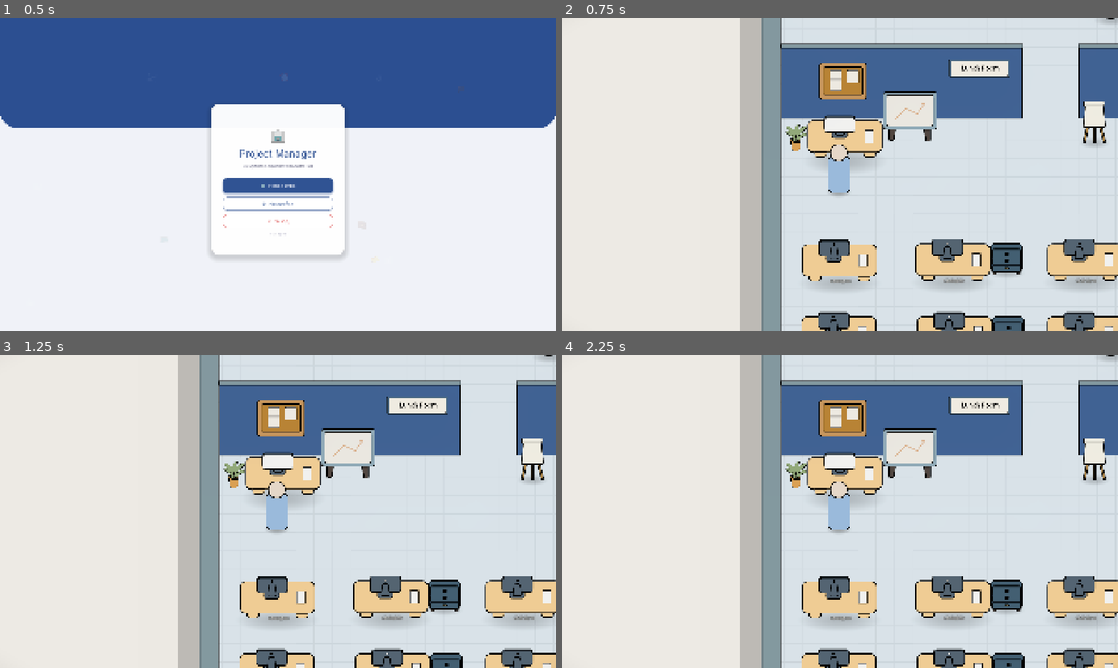
Above: before the commit, frames 1-4 (two rows, left to right).
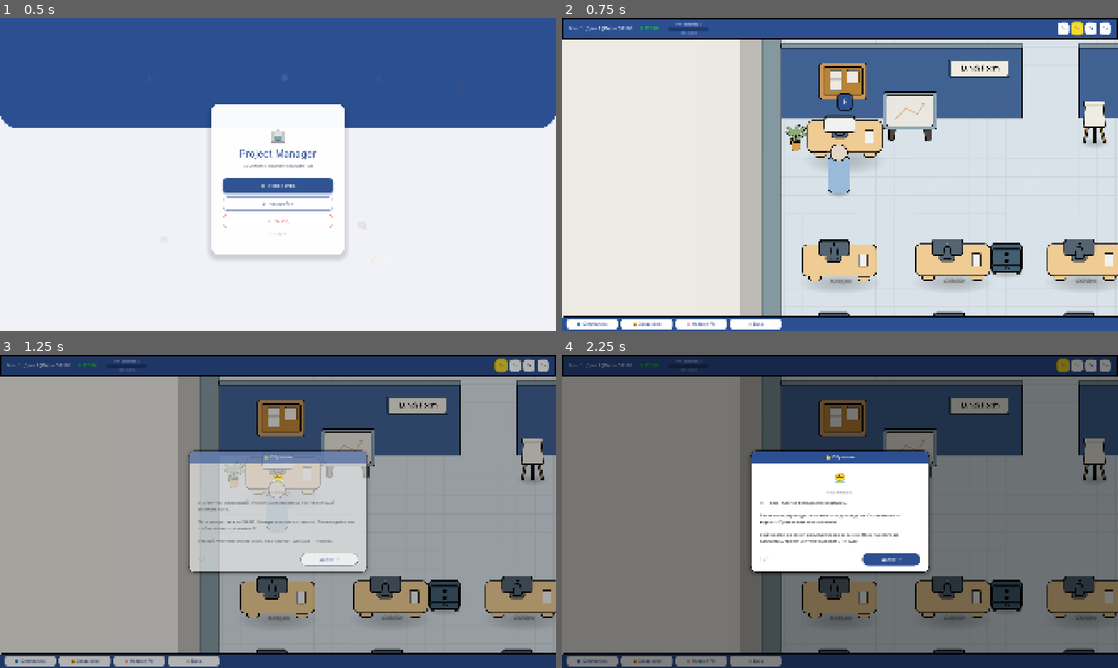
Above: after the commit, the same moments.

Repository: Esca69/project-manager-sim
Game: Godot game, scene res://Scenes/main_menu.tscn
The game is run twice, just before and just after one commit, with the same random seed, the same clock (stepped at 60 frames per second) and the same inputs. Sound files missing from this copy of the repository are replaced by a short silence.
Inputs (mouse positions are in pixels of both pictures, inside the frame that each line leads up to):
- Up to frame 1 (0.5 s): no input
- Up to frame 2 (0.75 s): click "🆕 Новая игра" at 0.5 s
- Up to frame 3 (1.25 s): no input
- Up to frame 4 (2.25 s): click (890, 558) at 1.25 s, where only the run after the commit has a clickable "Далее →"; click (890, 561) at 2 s, where only the run after the commit has a clickable "Далее →"

Frame 1 is identical in both runs. In frame 2, 12% of the frame differs, in the area x 0-100%, y 0-100%; in frame 3, 91%; in frame 4, 98%.

Commit message:
Add fullscreen overlay and improve project window UX
Make project window stretch to the viewport and add a semi-transparent background overlay to block input behind the window while keeping main controls clickable. Move overlay under MainLayout, set z_index/mouse filters, and ensure sizing via _force_fullscreen_size. Replace inline close lambda with a reusable close() that uses UITheme.fade_out when available, and handle ESC to close the window. Also add three new mood translation entries to translations.csv and update compiled translation files; remove HUD visible=false from office scene.

Diff:
--- a/Localization/translations.csv
+++ b/Localization/translations.csv
@@ -602,3 +602,6 @@
 DAY_SUMMARY_EMP_DAYOFF,В отгуле,On day off
 DAY_SUMMARY_EMP_ON_SICK,больничный,sick leave
 DAY_SUMMARY_EMP_ON_DAYOFF,отгул,day off
+MOOD_MOD_MOTIVATED,🔥 Замотивирован,🔥 Motivated
+MOOD_MOD_LOW_ENERGY,⚡ Мало энергии,⚡ Low energy
+MOOD_MOD_VERY_LOW_ENERGY,⚡ Критически мало энергии,⚡ Very low energy
--- a/Scenes/office.tscn
+++ b/Scenes/office.tscn
@@ -300,7 +300,6 @@
 texture = ExtResource("22_ss1ob")
 
 [node name="HUD" parent="." instance=ExtResource("6_7xo7e")]
-visible = false
 
 [node name="SpawnPoint" type="Marker2D" parent="."]
 position = Vector2(1281, 831)
--- a/Scripts/project_window.gd
+++ b/Scripts/project_window.gd
@@ -20,6 +20,7 @@
 var current_time_line: ColorRect
 var soft_deadline_line: ColorRect
 var hard_deadline_line: ColorRect
+var _bg_overlay: ColorRect
 
 # Красивый зелёный цвет для кнопки СТАРТ
 var color_green_main = Color(0.29803923, 0.6862745, 0.3137255, 1)
@@ -91,6 +92,21 @@
 
 func _ready():
 	process_mode = Node.PROCESS_MODE_ALWAYS
+
+	# === Растягиваем на весь экран (как client_panel / pm_skill_tree) ===
+	z_index = 90
+	mouse_filter = Control.MOUSE_FILTER_IGNORE
+	_force_fullscreen_size()
+
+	# === Затемнённый фон-оверлей ===
+	# Вставляем на индекс 0 — ПОД MainLayout, чтобы кнопки трэков/старта оставались кликабельны
+	_bg_overlay = ColorRect.new()
+	_bg_overlay.color = Color(0, 0, 0, 0.45)
+	_bg_overlay.set_anchors_preset(Control.PRESET_FULL_RECT)
+	_bg_overlay.mouse_filter = Control.MOUSE_FILTER_STOP
+	add_child(_bg_overlay)
+	move_child(_bg_overlay, 0)
+
 	timeline_header.clip_children = CanvasItem.CLIP_CHILDREN_AND_DRAW
 
 	var cancel_node = $MainLayout/ContentWrapper/Body/Footer/CancelButton
@@ -100,12 +116,7 @@
 	start_btn.pressed.connect(_on_start_pressed)
 	start_btn.text = tr("PROJ_WIN_BTN_START")
 
-	close_window_btn.pressed.connect(func():
-		if UITheme:
-			UITheme.fade_out(self, 0.15)
-		else:
-			visible = false
-	)
+	close_window_btn.pressed.connect(close)
 
 	var start_style_normal = StyleBoxFlat.new()
 	start_style_normal.bg_color = Color(1, 1, 1, 1)
@@ -159,6 +170,25 @@
 		UITheme.apply_font(budget_label, "bold")
 		UITheme.apply_font(start_btn, "semibold")
 		UITheme.apply_font(close_window_btn, "semibold")
+
+# === Растяжка на весь экран ===
+func _force_fullscreen_size():
+	var vp_size = get_viewport().get_visible_rect().size
+	position = Vector2.ZERO
+	size = vp_size
+
+# === Закрытие окна (кнопка X + ESC) ===
+func close():
+	if UITheme:
+		UITheme.fade_out(self, 0.15)
+	else:
+		visible = false
+
+# === Обработка ESC ===
+func _input(event: InputEvent) -> void:
+	if event.is_action_pressed("ui_cancel") and visible:
+		close()
+		get_viewport().set_input_as_handled()
 
 func _update_budget_display():
 	if not project: return
Binary file changed: Localization/translations.en.translation
Binary file changed: Localization/translations.ru.translation
